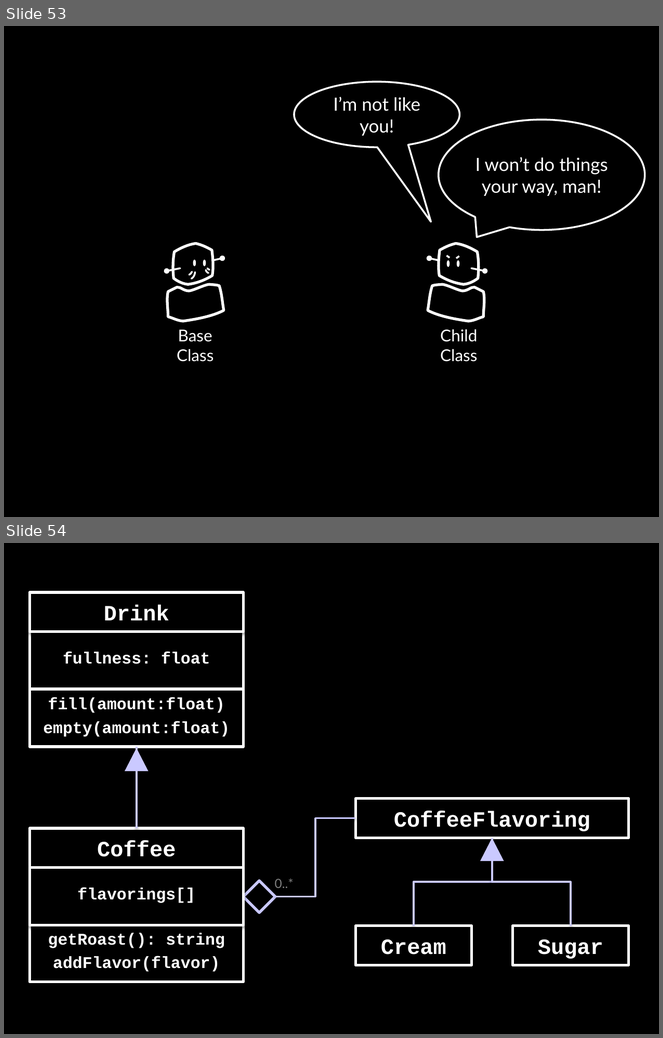
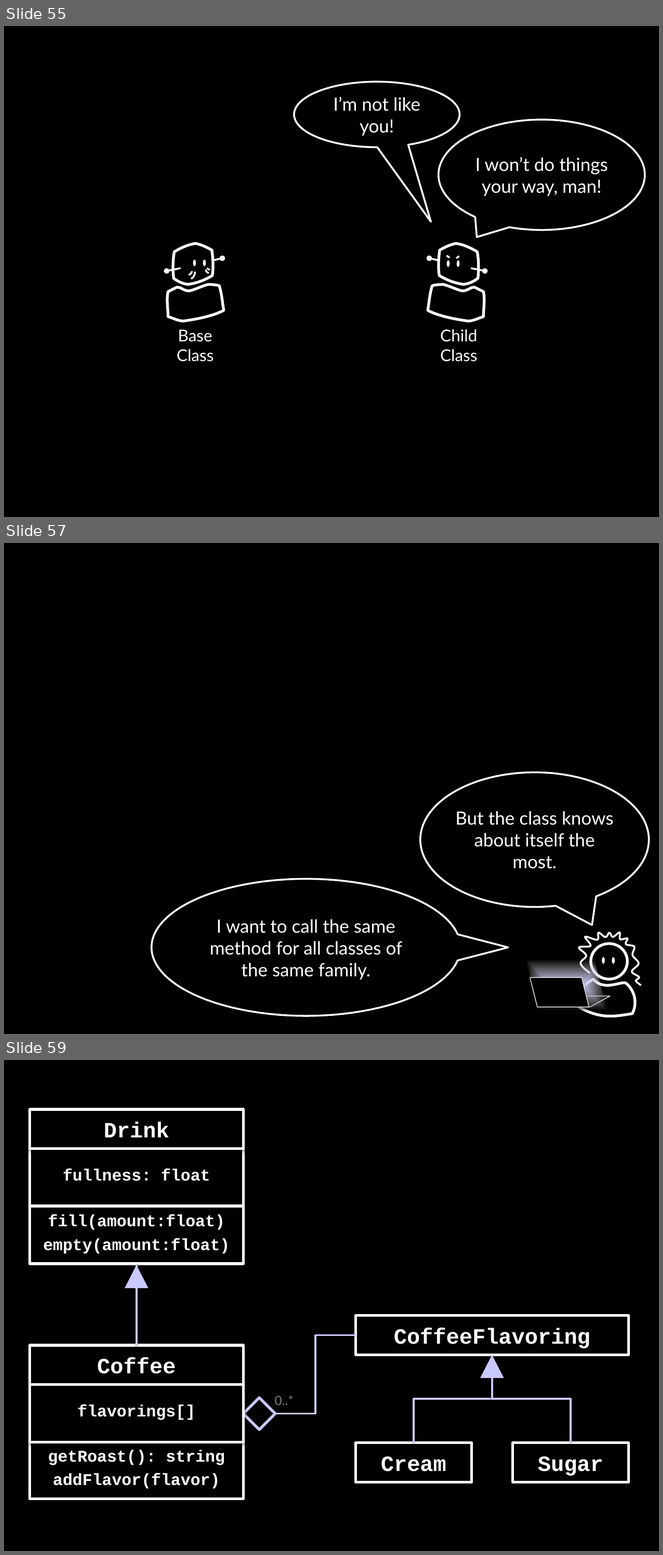
Before and after one commit to socketwench/OOPforObjectHaters, a slide deck: src/OOPforObjectHaters.pptx. Shown one above the other, each under a label of ours: slides 53 and 54 before the commit, slides 55, 57 and 59 after it; the slides between them are not shown. The pictures are 663x1038 and 663x1555 pixels, drawn with LibreOffice and Linux fonts; fonts in the diff are those of the drawing. Boxes give left, top, right and bottom in pixels: in the first picture for what was removed or moved away, otherwise in the second. Text is boxed around its words. In the diff, an @@ line names an element or a change of style, - is before the commit and + after.

```diff
--- a/src/OOPforObjectHaters.pptx
+++ b/src/OOPforObjectHaters.pptx
@@ slide 57 added at (4,543,659,1034), background #000000 @@
@@ speech bubble added at (421,772,649,908), outline #FFFFFF 2 pt, 20 pt, text #FFFFFF @@
+But the class knows about itself the most.
@@ speech bubble added at (152,879,461,1016), outline #FFFFFF 2 pt, 20 pt, text #FFFFFF @@
+I want to call the same method for all classes of the same family.
@@ freeform shape added at (579,933,642,986), outline #FFFFFF 2 pt @@
@@ ellipse added at (591,944,628,979), outline #FFFFFF 3 pt @@
@@ parallelogram added at (526,960,607,1011), fill gradient #CAC9FF to #FFFFFF @@
@@ ellipse added at (602,958,606,964), fill #FFFFFF @@
@@ ellipse added at (612,958,616,964), fill #FFFFFF @@
@@ parallelogram added at (530,978,589,1007), fill #000000, outline #FFFFFF 0.75 pt @@
@@ freeform shape added at (579,979,636,1017), outline #FFFFFF 3 pt @@
@@ parallelogram added at (538,996,611,1007), fill #000000, outline #FFFFFF 0.75 pt @@
@@ what was slide 53 is now slide 55 @@
@@ what was slide 54 is now slide 59 @@
```
Also in this commit, not shown: 1 slide changed, 4 other slides added, 9 other files.
